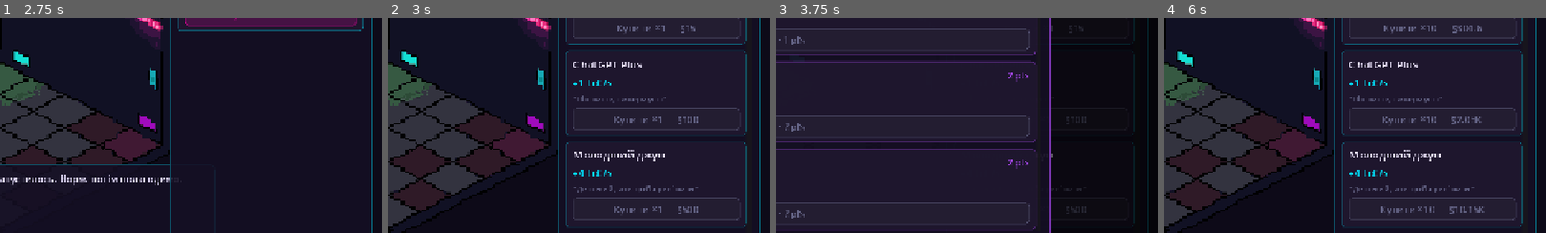
Above: before the commit, frames 1-4 (left to right).
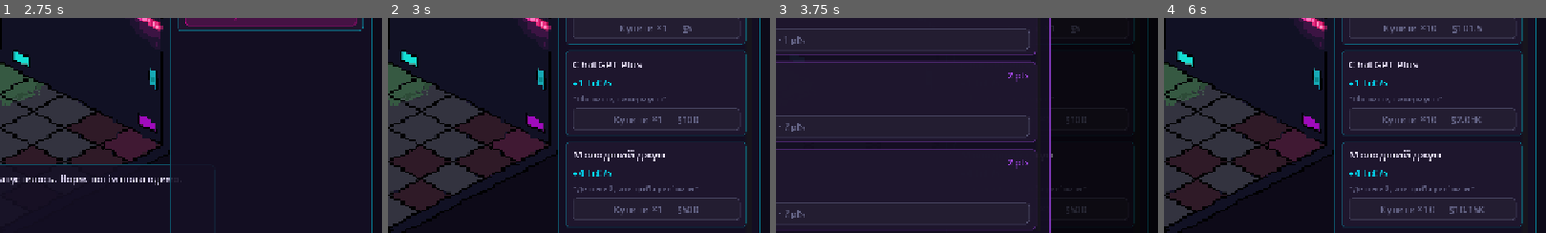
Above: after the commit, the same moments.

Repository: limbo1572/vibe-coder-room
Game: Godot game, scene res://scenes/main.tscn
The game is run twice, just before and just after one commit, with the same random seed, the same clock (stepped at 60 frames per second) and the same inputs.
Inputs (mouse positions are % of the whole screen's width and height, from its top left):
- Up to frame 1 (2.75 s): click (47, 78) at 0.52 s; type "12" at 0.6 s; click "Enter" at 1.25 s; click "Enter" at 2 s
- Up to frame 2 (3 s): click "Купити ×1 — 1 LoC" at 2.75 s
- Up to frame 3 (3.75 s): click "🌳 Refactor tree · 0 pts" at 3.5 s
- Up to frame 4 (6 s): click "×1" at 4.25 s; click "×5" at 5 s; click "×10" at 5.75 s
The pictures show only the part of the screen within x 50-100%, y 36-86%; the shares and areas given below are measured in that part.

Frame 1 is identical in both runs. In frame 2, 0.3% of the frame differs, in the area x 60-81%, y 3-8%; in frame 3, less than 0.1%; in frame 4, less than 0.1%.

Commit message:
Lower first generator cost to reduce early-game click grind.
Co-authored-by: Cursor <cursoragent@cursor.com>

Diff:
--- a/scripts/upgrade_catalog.gd
+++ b/scripts/upgrade_catalog.gd
@@ -31,7 +31,7 @@
 		{
 			"id": "stackoverflow",
 			"name": "Stack Overflow Premium",
-			"base_cost": 15.0,
+			"base_cost": 5.0,
 			"effect_type": EffectType.LOC_PER_SEC,
 			"effect_value": 0.2,
 			"effect_label": "+0.2 LoC/s",
